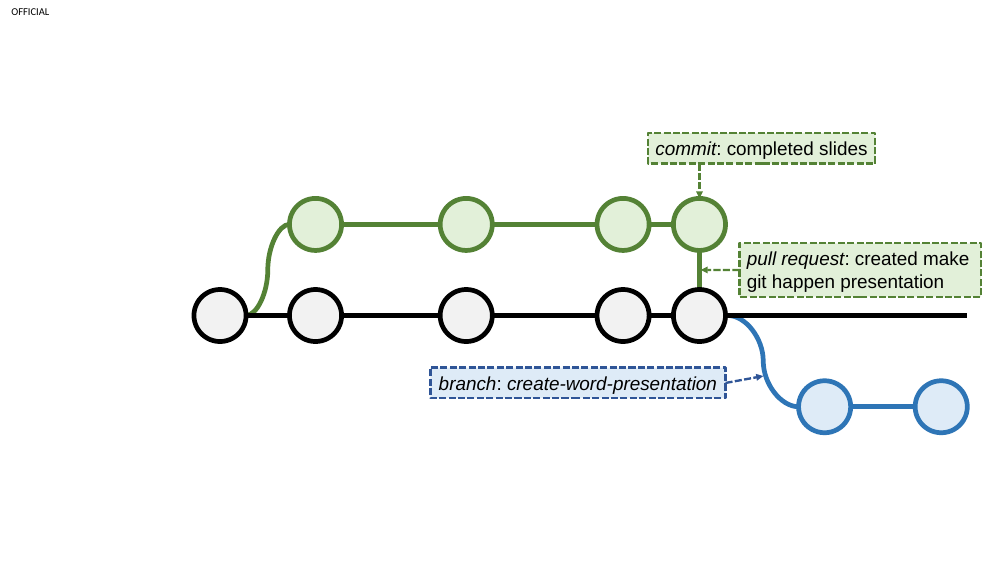
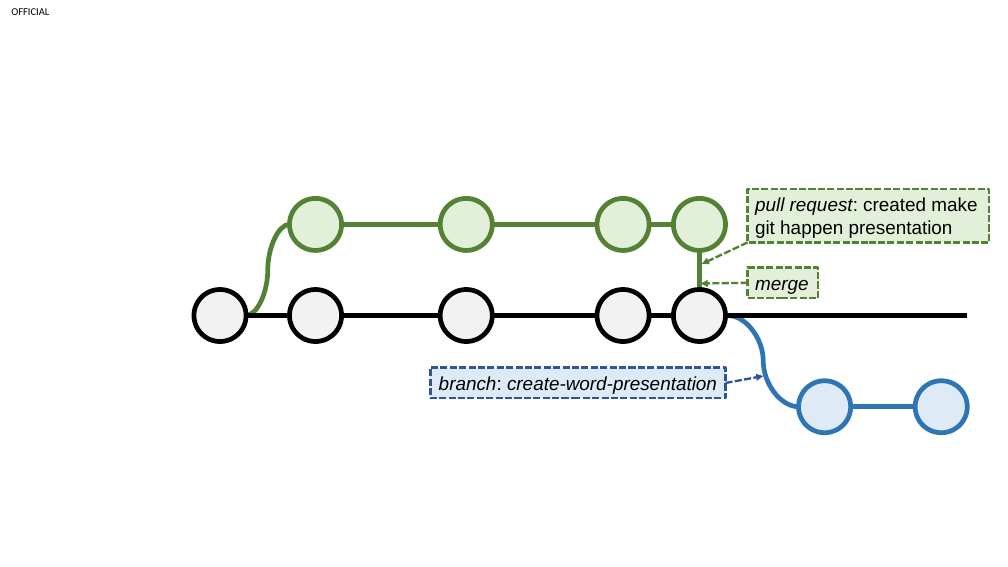
Before and after one commit to datasciencecampus/gov-uk-rap-materials, a slide deck: slide 10 of images/WorkingWithGit/PerfectGitWorking.pptx. Drawn at 1008x567 pixels with LibreOffice and Linux fonts; fonts in the diff are those of the drawing. Boxes give left, top, right and bottom in pixels: in the first picture for what was removed or moved away, otherwise in the second. Text is boxed around its words. In the diff, an @@ line names an element or a change of style, - is before the commit and + after.

```diff
--- a/images/WorkingWithGit/PerfectGitWorking.pptx
+++ b/images/WorkingWithGit/PerfectGitWorking.pptx
@@ rectangle removed at [648,133,876,163] @@
-commit: completed slides
@@ arrow removed from (699, 163) to (699, 198) @@
@@ rectangle "pull request: created make git ...": place and size @@
-rectangle "pull request: created make git ..." at [740,243,982,297]
+rectangle "pull request: created make git ..." at [748,189,990,243]
@@ arrow moved from (740, 270) - (701, 270) to (748, 243) - (702, 264) @@
@@ rectangle added at [748,268,819,298], fill #E2F0D9, outline #548235 2.25 pt dashed, 18 pt, text #000000, italic @@
+merge
@@ arrow added from (748, 283) to (701, 284), #548235 2.25 pt dashed @@
```
Also in this commit, not shown: 4 other slides changed, 9 other files.
